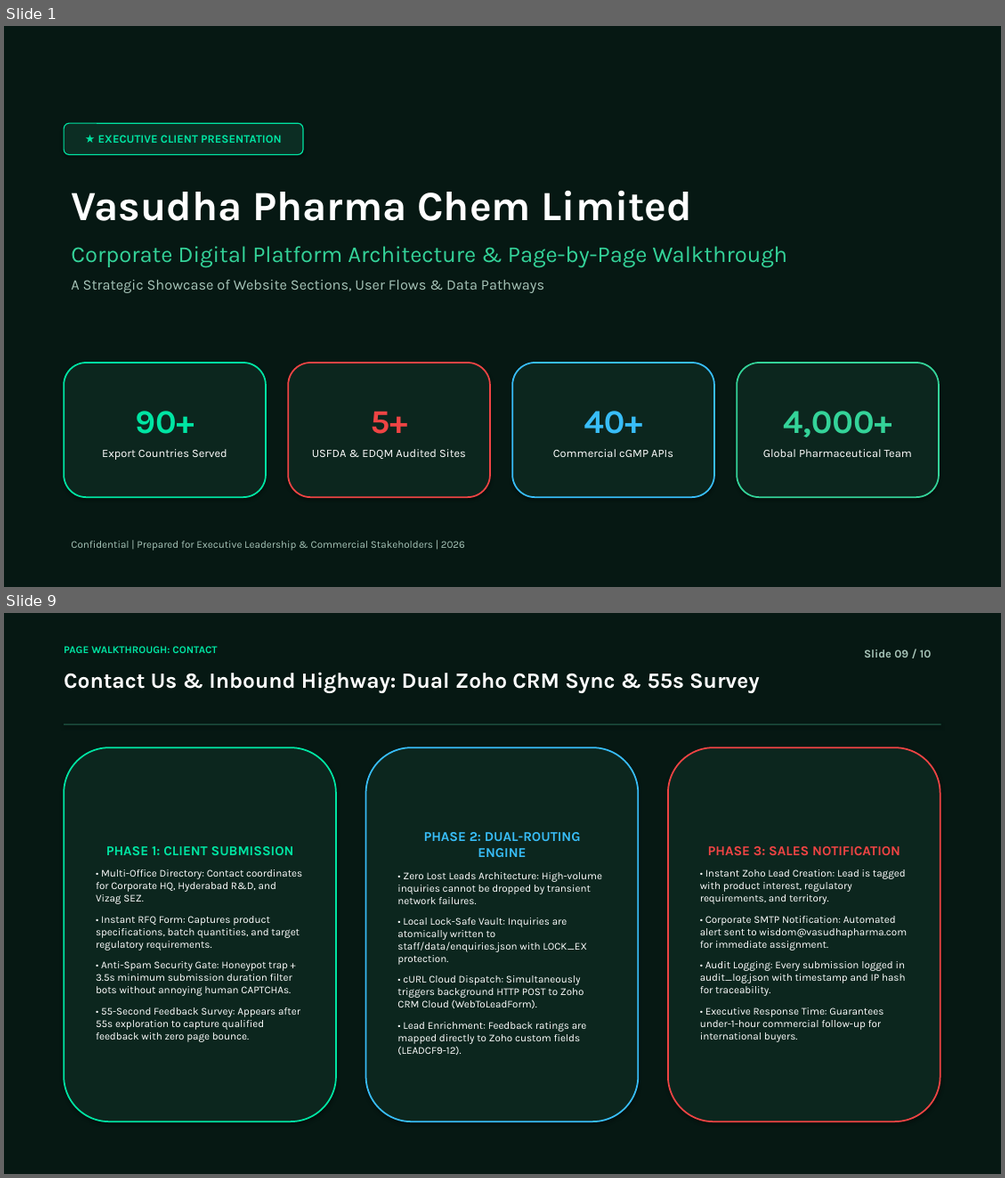
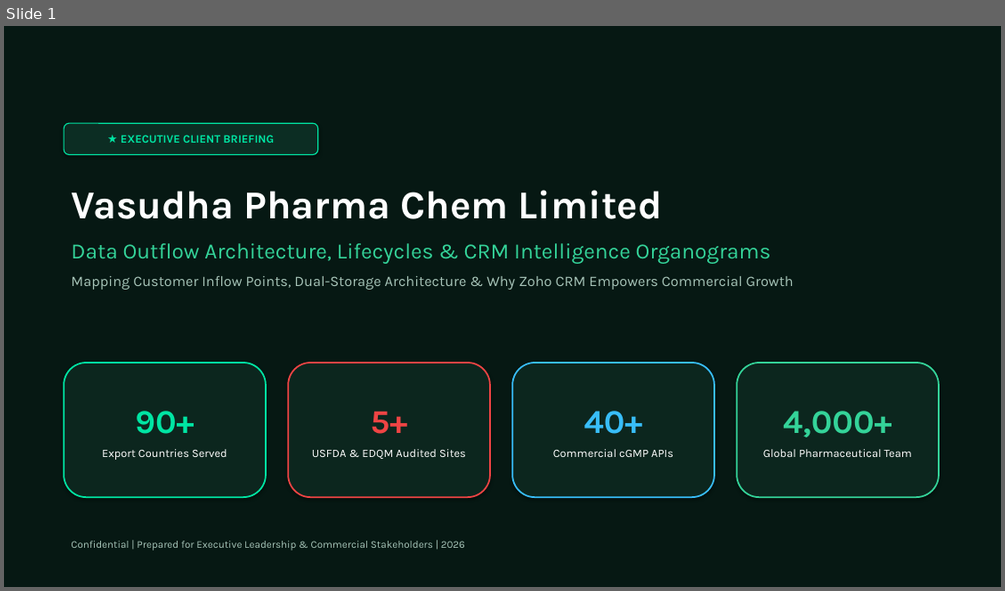
Before and after one commit to saikrishna-bethamcharla/vasudhapharma-green, a slide deck: Vasudha_Pharma_Client_Presentation.pptx. Shown one above the other, each under a label of ours: slides 1 and 9 before the commit, slide 1 after it; the slides between them are not shown. The pictures are 1005x1178 and 1005x591 pixels, drawn with LibreOffice and Linux fonts; fonts in the diff are those of the drawing. Boxes give left, top, right and bottom in pixels: in the first picture for what was removed or moved away, otherwise in the second. Text is boxed around its words. In the diff, an @@ line names an element or a change of style, - is before the commit and + after.

Commit message:
docs(presentation): add data outflow organograms, data lifecycles, and Zoho CRM strategic value

```diff
--- a/Vasudha_Pharma_Client_Presentation.pptx
+++ b/Vasudha_Pharma_Client_Presentation.pptx
@@ slide 9 removed at [4, 613, 1001, 1174], background #FFFFFF @@
@@ rectangle removed at [4, 613, 1001, 1174] @@
@@ text removed at [64, 646, 217, 653] @@
-PAGE WALKTHROUGH: CONTACT
@@ text removed at [864, 649, 931, 657] @@
-Slide 09 / 10
@@ text removed at [64, 672, 760, 693] @@
-Contact Us & Inbound Highway: Dual Zoho CRM Sync & 55s Survey
@@ rectangle removed at [64, 723, 941, 725] @@
@@ rounded rectangle removed at [64, 747, 336, 1121] @@
-PHASE 1: CLIENT SUBMISSION
-• Multi-Office Directory: Contact coordinates for Corporate HQ, Hyderabad R&D, and Vizag SEZ.
-• Instant RFQ Form: Captures product specifications, batch quantities, and target regulatory requirements.
-• Anti-Spam Security Gate: Honeypot trap + 3.5s minimum submission duration filter bots without annoying human CAPTCHAs.
-• 55-Second Feedback Survey: Appears after 55s exploration to capture qualified feedback with zero page bounce.
@@ rounded rectangle removed at [366, 747, 638, 1121] @@
-PHASE 2: DUAL-ROUTING ENGINE
-• Zero Lost Leads Architecture: High-volume inquiries cannot be dropped by transient network failures.
-• Local Lock-Safe Vault: Inquiries are atomically written to staff/data/enquiries.json with LOCK_EX protection.
-• cURL Cloud Dispatch: Simultaneously triggers background HTTP POST to Zoho CRM Cloud (WebToLeadForm).
-• Lead Enrichment: Feedback ratings are mapped directly to Zoho custom fields (LEADCF9-12).
@@ rounded rectangle removed at [668, 747, 940, 1121] @@
-PHASE 3: SALES NOTIFICATION
-• Instant Zoho Lead Creation: Lead is tagged with product interest, regulatory requirements, and territory.
-• Corporate SMTP Notification: Automated alert sent to wisdom@vasudhapharma.com for immediate assignment.
-• Audit Logging: Every submission logged in audit_log.json with timestamp and IP hash for traceability.
-• Executive Response Time: Guarantees under-1-hour commercial follow-up for international buyers.
@@ slide 1 changed as well @@
@@ rounded rectangle "★ EXECUTIVE CLIENT BRIEFING": place and size @@
-rounded rectangle "★ EXECUTIVE CLIENT BRIEFING" at [64, 123, 303, 155]
+rounded rectangle "★ EXECUTIVE CLIENT BRIEFING" at [64, 123, 318, 155]
@@ text in rounded rectangle at [121, 135, 274, 143]: text changed @@
-★ EXECUTIVE CLIENT PRESENTATION
+★ EXECUTIVE CLIENT BRIEFING
@@ text at [71, 190, 662, 219]: size 40 to 38 pt in "Vasudha Pharma Chem Limited" @@
@@ text at [71, 243, 793, 289]: text changed; size 22 to 14 pt; text colour #34D399 to #A7C4B8 @@
-Corporate Digital Platform Architecture & Page-by-Page Walkthrough
-A Strategic Showcase of Website Sections, User Flows & Data Pathways
+Data Outflow Architecture, Lifecycles & CRM Intelligence Organograms
+Mapping Customer Inflow Points, Dual-Storage Architecture & Why Zoho CRM Empowers Commercial Growth
```
Also in this commit, not shown: 2 other slides changed, 7 slides added, 6 other slides removed, 3 other files.
